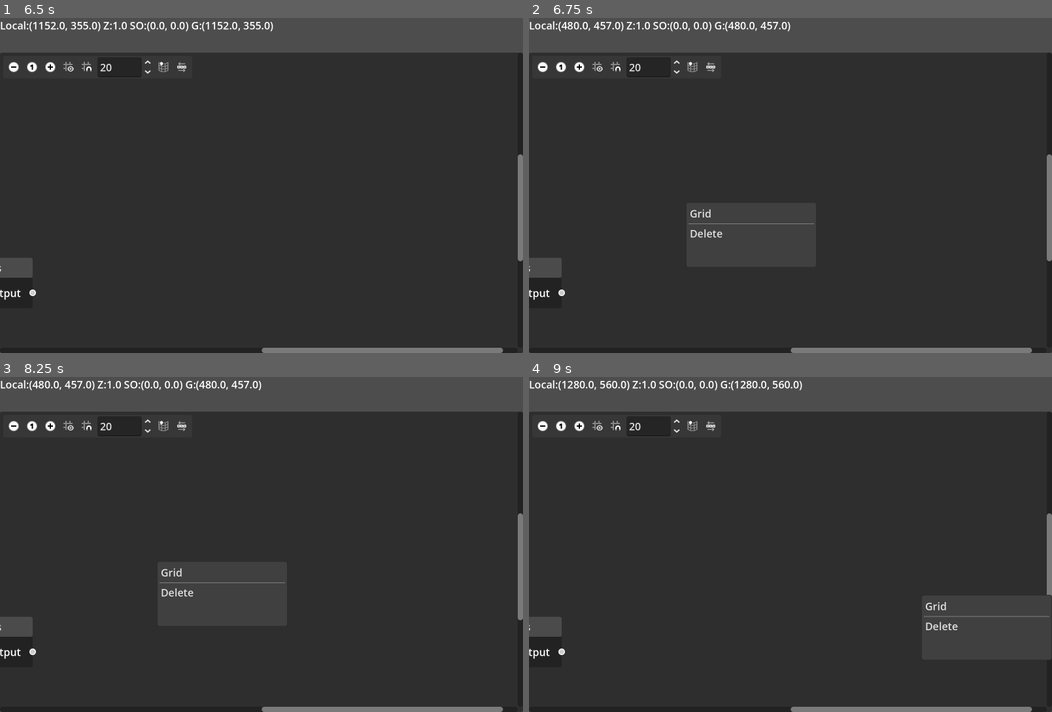
Above: before the commit, frames 1-4 (two rows, left to right).
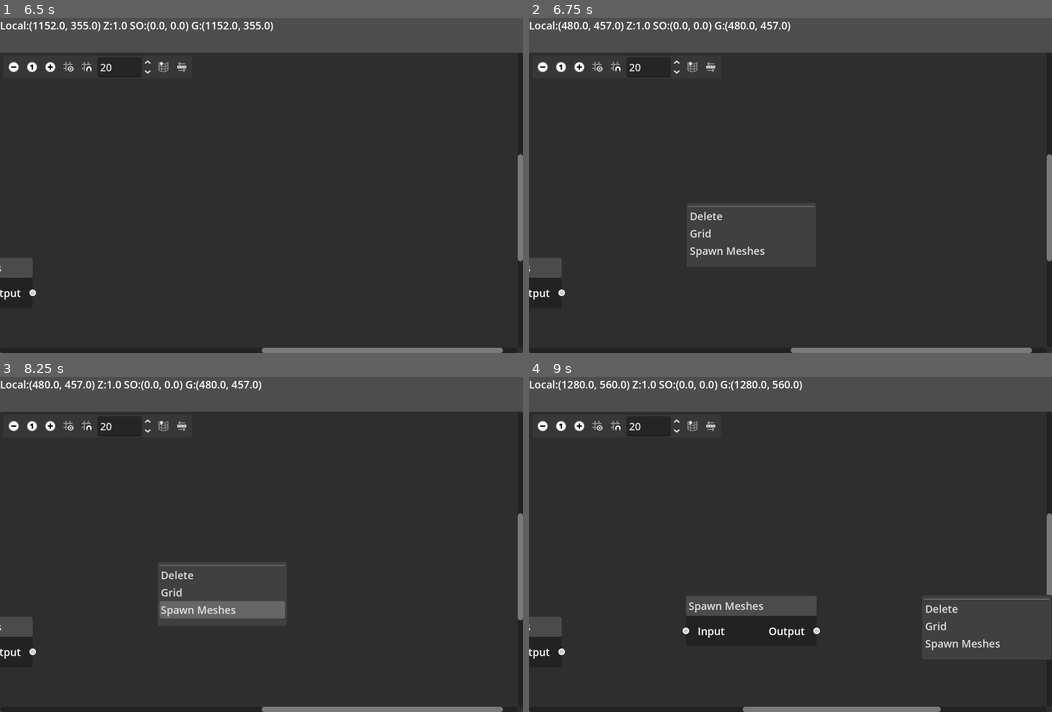
Above: after the commit, the same moments.

Repository: yabadabu/godot_flow
Game: Godot game, scene res://flow_root.tscn
Same seed, same stepped clock (60 frames per second), same inputs: the game is played once before the commit and once after it. The project has no main scene, so this scene is started directly.
Inputs (mouse positions are in pixels of both pictures, inside the frame that each line leads up to):
- Up to frame 1 (6.5 s): click (15, 68) at 0.5 s; click (52, 68) at 1.25 s; click (67, 68) at 2 s; click (88, 68) at 2.75 s; click (162, 68) at 3.5 s; click (183, 68) at 4.25 s; click (31, 68) at 5 s; tap Enter at 5.75 s; move the mouse to (376, 168) at 5.77 s; tap X at 5.85 s; click (376, 168) at 5.92 s
- Up to frame 2 (6.75 s): tap Space at 6.5 s; move the mouse to (685, 202) at 6.52 s; hold A from 6.53 s (still down); tap C at 6.6 s
- Up to frame 3 (8.25 s): tap Enter at 7.25 s; move the mouse to (313, 470) at 7.27 s; release A at 7.28 s; tap X at 7.35 s; tap Space at 8 s; move the mouse to (235, 611) at 8.02 s; tap C at 8.1 s; click (235, 611) at 8.17 s
- Up to frame 4 (9 s): tap Enter at 8.75 s; move the mouse to (947, 594) at 8.77 s; hold A from 8.78 s (still down); tap X at 8.85 s

Frame 1 is identical in both runs. In frame 2, 0.5% of the frame differs, in the area x 30-55%, y 56-72%; in frame 3, 1.5%; in frame 4, 2.6%, in the area x 29-100%, y 65-100%.

Commit message:
Popuplate node types from an array

Diff:
--- /dev/null
+++ b/flow_nodes/spawn_meshes.tscn
@@ -0,0 +1,29 @@
+[gd_scene format=3 uid="uid://6m3tf1go1488"]
+
+[node name="Grid" type="GraphNode"]
+offset_right = 193.0
+offset_bottom = 78.0
+title = "Spawn Meshes"
+slot/0/left_enabled = true
+slot/0/left_type = 0
+slot/0/left_color = Color(1, 1, 1, 1)
+slot/0/left_icon = null
+slot/0/right_enabled = true
+slot/0/right_type = 0
+slot/0/right_color = Color(1, 1, 1, 1)
+slot/0/right_icon = null
+slot/0/draw_stylebox = true
+
+[node name="HBoxContainer" type="HBoxContainer" parent="."]
+layout_mode = 2
+
+[node name="LabelLeft" type="Label" parent="HBoxContainer"]
+layout_mode = 2
+size_flags_horizontal = 3
+text = "Input"
+
+[node name="LabelRight" type="Label" parent="HBoxContainer"]
+layout_mode = 2
+size_flags_horizontal = 3
+text = "Output"
+horizontal_alignment = 2
--- a/flow_root.gd
+++ b/flow_root.gd
@@ -13,6 +13,13 @@
 var auto_connect_to_port : int
 
 var counter : int = 0
+var min_id = 1000
+var max_id = min_id
+
+var node_types = {
+	"grid" : "Grid",
+	"spawn_meshes" : "Spawn Meshes",
+}
 
 func getNewName():
 	counter+= 1
@@ -20,6 +27,11 @@
 
 func _ready():
 	#gedit.theme.ac = Color( 1, 0.5, 0.5 );
+	var pm = %PopupMenu as PopupMenu
+	for key in node_types.keys():
+		var label = node_types[ key ]
+		pm.add_item(label, max_id, 0 )
+		max_id += 1
 	pass
 
 # ------------------------------------------------
@@ -156,8 +168,10 @@
 	addNode( "grid" )
 
 func _on_popup_menu_id_pressed(id: int) -> void:
-	if id == 0:
-		addNode( "grid" )
+	if id >= min_id && id < max_id:
+		var idx = id - min_id
+		var key = node_types.keys()[ idx ]
+		addNode( key )
 	else:
 		# Highlight the connection...
 		var nodes = getSelectedNodes()
--- a/flow_root.tscn
+++ b/flow_root.tscn
@@ -82,13 +82,11 @@
 [node name="PopupMenu" type="PopupMenu" parent="."]
 unique_name_in_owner = true
 position = Vector2i(20, 150)
-item_count = 3
-item_0/text = "Grid"
+item_count = 2
 item_0/id = 0
-item_1/id = 1
-item_1/separator = true
-item_2/text = "Delete"
-item_2/id = 2
+item_0/separator = true
+item_1/text = "Delete"
+item_1/id = 100
 
 [connection signal="connection_from_empty" from="VBoxContainer/GraphEdit" to="." method="_on_graph_edit_connection_from_empty"]
 [connection signal="connection_request" from="VBoxContainer/GraphEdit" to="." method="_on_graph_edit_connection_request"]
